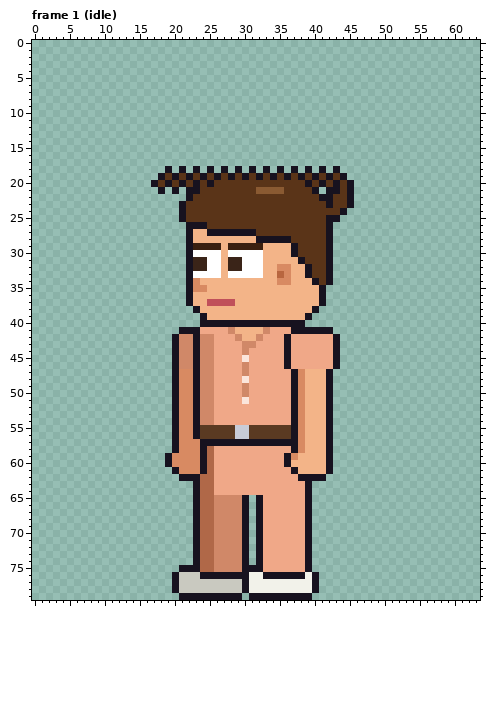
One commit to this pixel-art file: sprites/clients/client_denthyg_b_left_anim.aseprite. Above, as it was before the edit.
64x80 pixels, 135 frames. Colours within 5 levels of each other are drawn and written as one. Shown: frame 1 (idle). The commit also changed other frames, which this record leaves out.
New version:
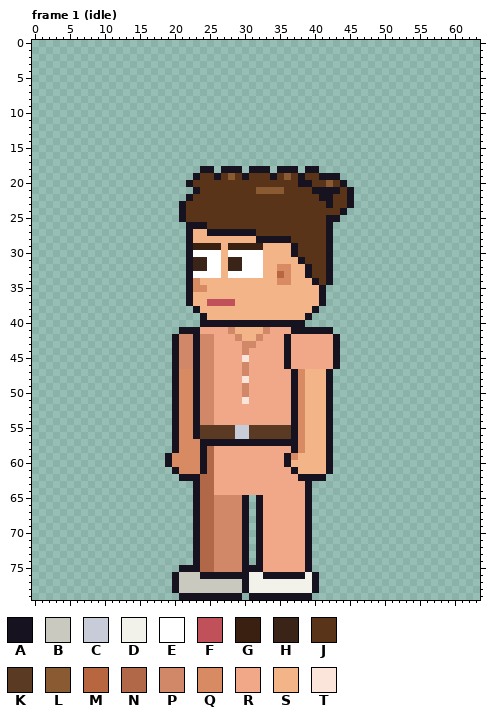
Palette (. is transparent): A #17121f  B #c9c9c0  C #c8ccd8  D #f2f2ea  E #ffffff  F #c0505a  G #3a2010  H #3a2418  J #5a3418  K #5a3a22  L #8a5a32  M #b8663f  N #b06848  P #d08868  Q #d88a62  R #f0a888  S #f3b488  T #fbe5db
Changes in this commit:
Frame 1 (idle), layer "Hair":
The author put colour A in row 18 at x 24, 28, 32, 36 and 40; in row 21 at x 41.
Colour J becomes colour A in row 19 at x 23, 41 and 43; in row 20 at x 22, 38 and 44.
Colour A becomes colour J in row 19 at x 24, 32 and 40; in row 20 at x 23, 25, 41 and 43.
Colour A becomes colour L in row 19 at x 28 and 36.
Colour J becomes colour L in row 20 at x 42.
Colour A is removed in row 18 at x 19, 21, 23, 41 and 43; in row 19 at x 18, 20, 22 and 44; in row 20 at x 17, 19, 21 and 45; in row 21 at x 18, 20 and 22.
Colour J is removed in row 19 at x 19 and 21; in row 20 at x 18 and 20.
Boxes around the changes in both pictures, in picture pixels (x1, y1, x2, y2):
changed: (151, 166, 263, 194)
changed: (284, 166, 354, 194)
